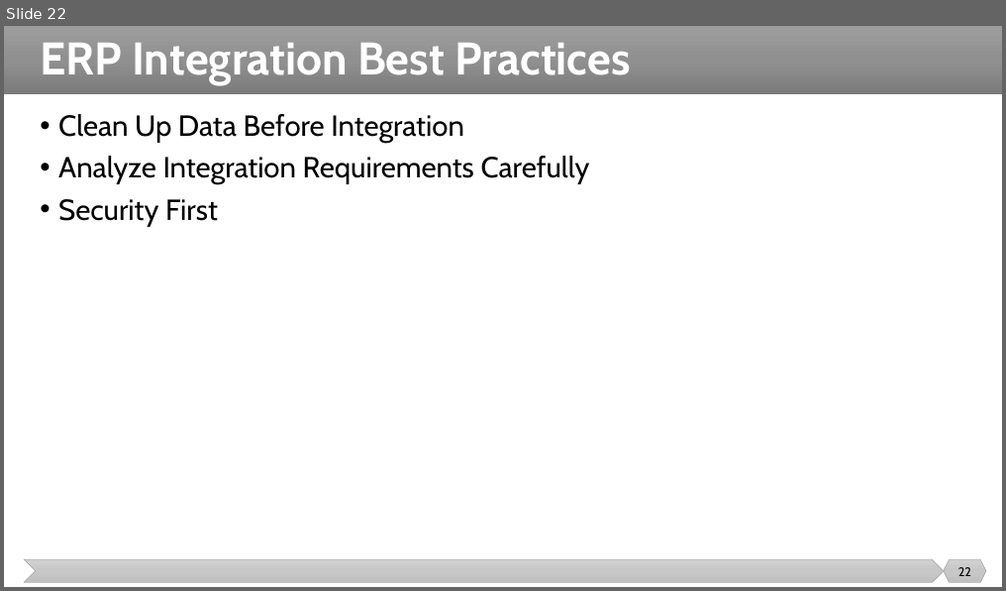
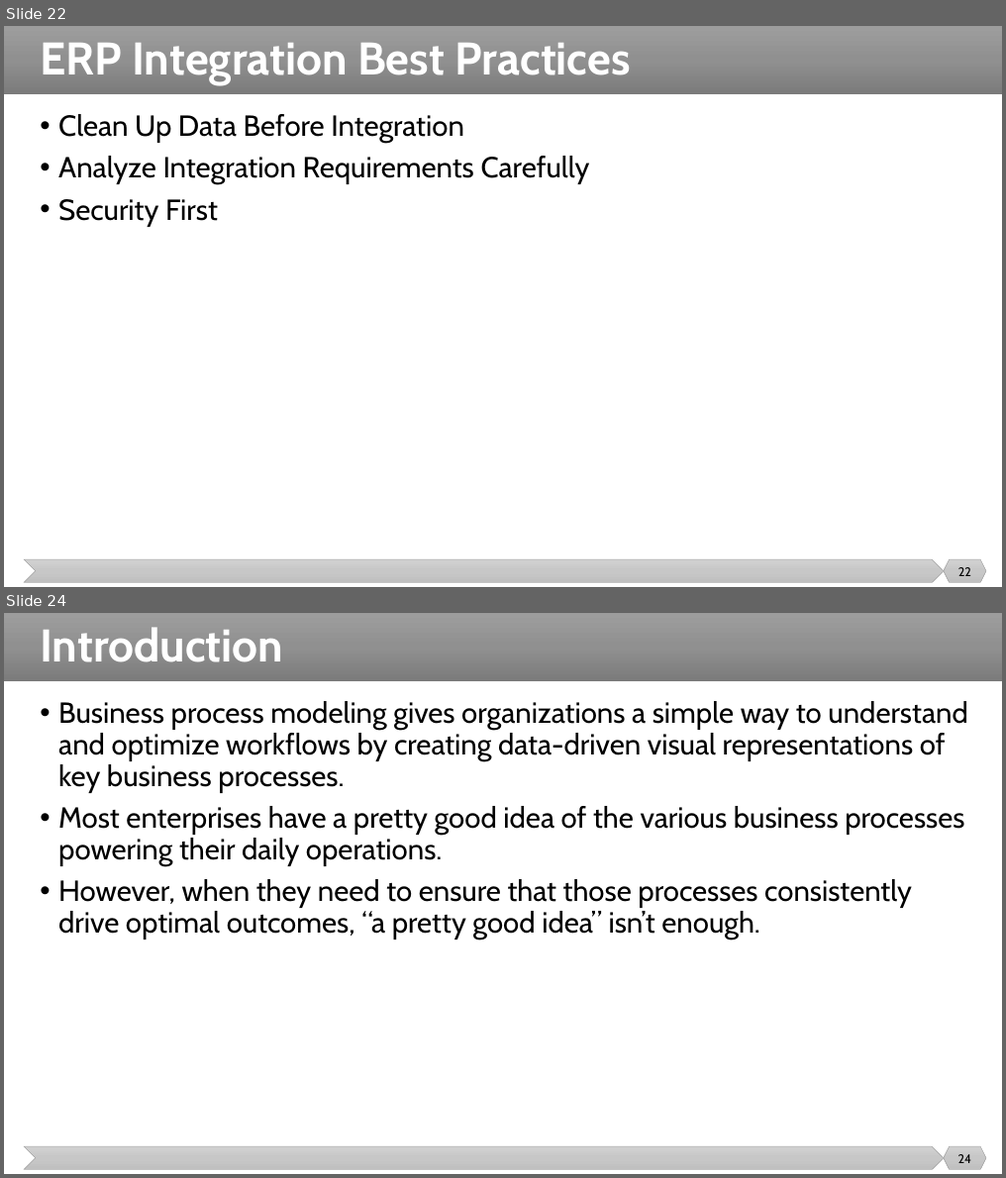
Before and after one commit to malenezi/malenezi, a slide deck: SE495/Lectures/3-ERP/ERP.pptx. Shown one above the other, each under a label of ours: slide 22 before the commit, slides 22 and 24 after it; the slides between them are not shown. The pictures are 1006x591 and 1006x1178 pixels, drawn with LibreOffice and Linux fonts; fonts in the diff are those of the drawing. Boxes give left, top, right and bottom in pixels: in the first picture for what was removed or moved away, otherwise in the second. Text is boxed around its words. In the diff, an @@ line names an element or a change of style, - is before the commit and + after.

```diff
--- a/SE495/Lectures/3-ERP/ERP.pptx
+++ b/SE495/Lectures/3-ERP/ERP.pptx
@@ slide 24 added at bbox=[4, 613, 1002, 1174], background #FFFFFF; not listed: 3 template elements that a slide beside it also shows @@
@@ title added at bbox=[40, 627, 283, 663], 44 pt, text #FFFFFF, bold @@
+Introduction
@@ text added at bbox=[58, 701, 967, 940], 28 pt, text #000000 @@
+• Business process modeling gives organizations a simple way to understand and optimize workflows by creating data-driven visual representations of key business processes.
+• Most enterprises have a pretty good idea of the various business processes powering their daily operations.
+• However, when they need to ensure that those processes consistently drive optimal outcomes, “a pretty good idea” isn’t enough.
@@ page number added at bbox=[958, 1155, 972, 1163], 12 pt, text #000000 @@
+24
```
Also in this commit, not shown: 2 slides changed, 12 other slides added, 13 other files.
